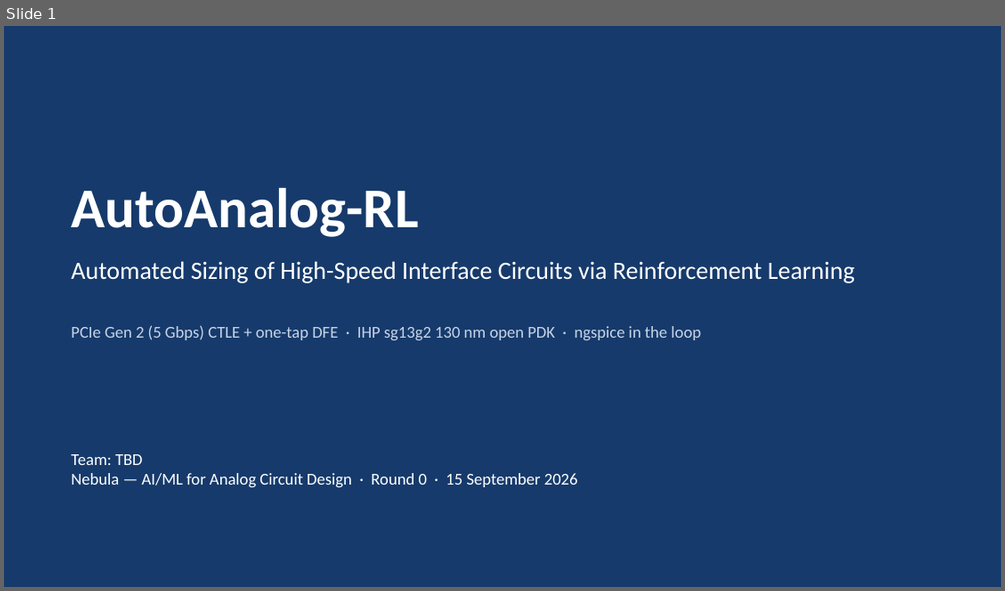
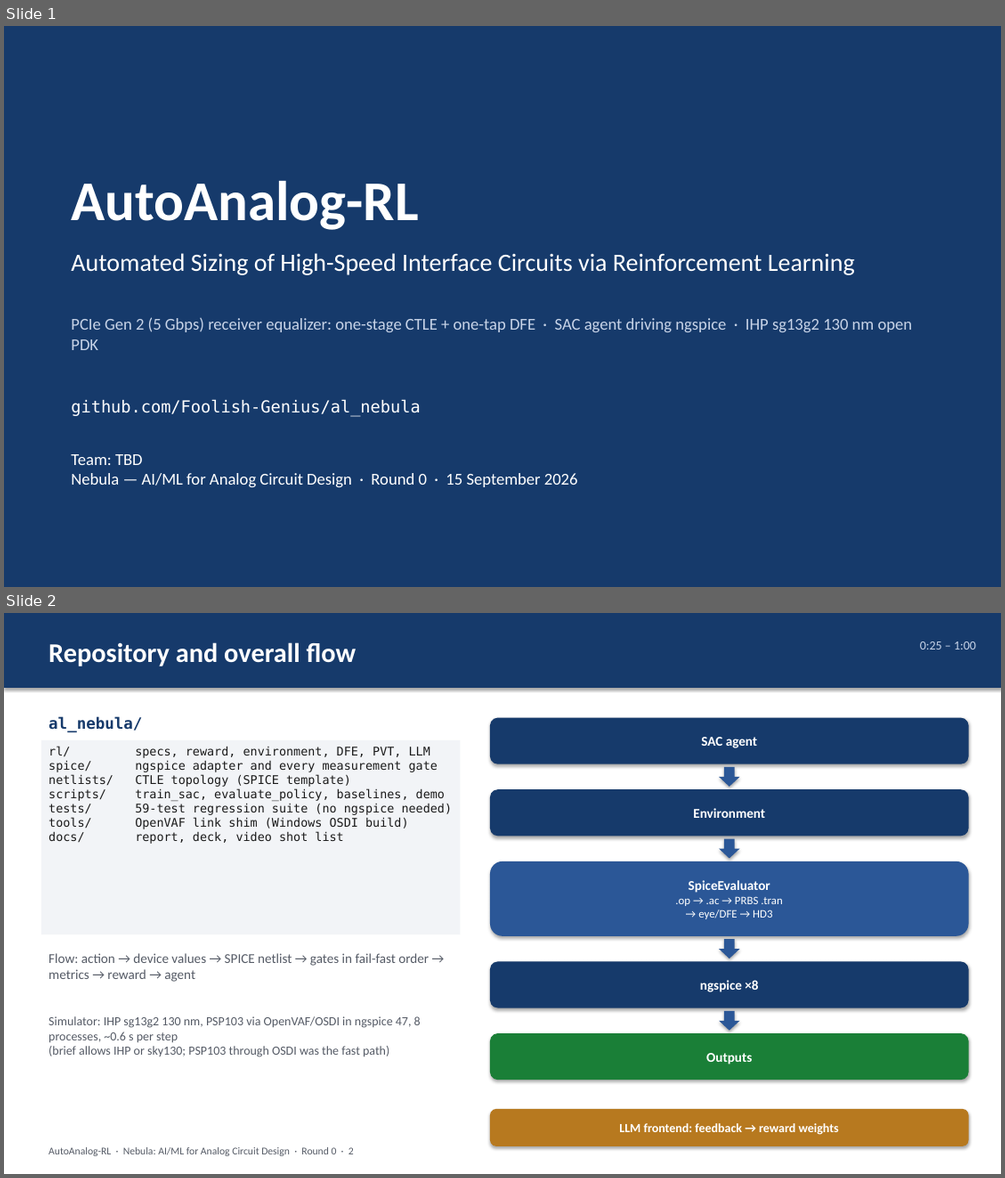
Before and after one commit to Foolish-Genius/al_nebula, a slide deck: docs/report/AutoAnalog-RL_deck.pptx. Shown one above the other, each under a label of ours: slide 1 before the commit, slides 1 and 2 after it. The pictures are 1005x591 and 1005x1178 pixels, drawn with LibreOffice and Linux fonts; fonts in the diff are those of the drawing. Boxes give left, top, right and bottom in pixels: in the first picture for what was removed or moved away, otherwise in the second. Text is boxed around its words. In the diff, an @@ line names an element or a change of style, - is before the commit and + after.

```diff
--- a/docs/report/AutoAnalog-RL_deck.pptx
+++ b/docs/report/AutoAnalog-RL_deck.pptx
@@ slide 2 added at bbox=[4, 613, 1001, 1174], background #FFFFFF @@
@@ rectangle added at bbox=[4, 613, 1001, 688], fill #163A6B @@
@@ text added at bbox=[48, 642, 356, 666], 26 pt, text #FFFFFF, bold @@
+Repository and overall flow
@@ text added at bbox=[920, 641, 976, 649], 12 pt, text #C8D4E8 @@
+0:25 – 1:00
@@ text added at bbox=[48, 717, 142, 732], 15 pt, text #163A6B, bold @@
+al_nebula/
@@ rounded rectangle added at bbox=[490, 718, 969, 764], fill #163A6B, 13 pt, text #FFFFFF, bold @@
+SAC agent
@@ rectangle added at bbox=[41, 740, 461, 934], fill #F2F4F7, 11.5 pt, text #1A1A1A @@
+rl/ specs, reward, environment, DFE, PVT, LLM
+spice/ ngspice adapter and every measurement gate
+netlists/ CTLE topology (SPICE template)
+scripts/ train_sac, evaluate_policy, baselines, demo
+tests/ 59-test regression suite (no ngspice needed)
+tools/ OpenVAF link shim (Windows OSDI build)
+docs/ report, deck, video shot list
@@ down arrow added at bbox=[719, 767, 740, 787], fill #2B5797 @@
@@ rounded rectangle added at bbox=[490, 789, 969, 835], fill #163A6B, 13 pt, text #FFFFFF, bold @@
+Environment
@@ down arrow added at bbox=[719, 839, 740, 859], fill #2B5797 @@
@@ rounded rectangle added at bbox=[490, 861, 969, 936], fill #2B5797, 11 pt, text #FFFFFF @@
+SpiceEvaluator
+.op → .ac → PRBS .tran
+→ eye/DFE → HD3
@@ text added at bbox=[48, 953, 429, 981], 13 pt, text #555B66 @@
+Flow: action → device values → SPICE netlist → gates in fail-fast order → metrics → reward → agent
@@ down arrow added at bbox=[719, 939, 740, 958], fill #2B5797 @@
@@ rounded rectangle added at bbox=[490, 962, 969, 1008], fill #163A6B, 13 pt, text #FFFFFF, bold @@
+ngspice ×8
@@ down arrow added at bbox=[719, 1011, 740, 1030], fill #2B5797 @@
@@ text added at bbox=[48, 1016, 421, 1057], 12 pt, text #555B66 @@
+Simulator: IHP sg13g2 130 nm, PSP103 via OpenVAF/OSDI in ngspice 47, 8 processes, ~0.6 s per step
+(brief allows IHP or sky130; PSP103 through OSDI was the fast path)
@@ rounded rectangle added at bbox=[490, 1033, 969, 1079], fill #1A7F37, 13 pt, text #FFFFFF, bold @@
+Outputs
@@ rounded rectangle added at bbox=[490, 1109, 969, 1146], fill #B7791F, 12 pt, text #FFFFFF, bold @@
+LLM frontend: feedback → reward weights
@@ text added at bbox=[48, 1147, 354, 1156], 10 pt, text #555B66 @@
+AutoAnalog-RL · Nebula: AI/ML for Analog Circuit Design · Round 0 · 2
@@ slide 1 changed as well @@
@@ text "AutoAnalog-RL": place and size @@
-text "AutoAnalog-RL" at bbox=[71, 187, 418, 237]
+text "AutoAnalog-RL" at bbox=[71, 180, 418, 230]
@@ text "Automated Sizing of High-Speed Interface ...": place and size @@
-text "Automated Sizing of High-Speed Interface ..." at bbox=[71, 261, 855, 283]
+text "Automated Sizing of High-Speed Interface ..." at bbox=[71, 253, 855, 275]
@@ text at bbox=[71, 317, 913, 350]: text changed @@
-PCIe Gen 2 (5 Gbps) CTLE + one-tap DFE · IHP sg13g2 130 nm open PDK · ngspice in the loop
+PCIe Gen 2 (5 Gbps) receiver equalizer: one-stage CTLE + one-tap DFE · SAC agent driving ngspice · IHP sg13g2 130 nm open PDK
@@ text added at bbox=[71, 399, 420, 417], 16 pt, text #FFFFFF @@
+github.com/Foolish-Genius/al_nebula
```
Also in this commit, not shown: 3 other slides changed, 7 other slides added, 11 slides removed, 2 other files.
